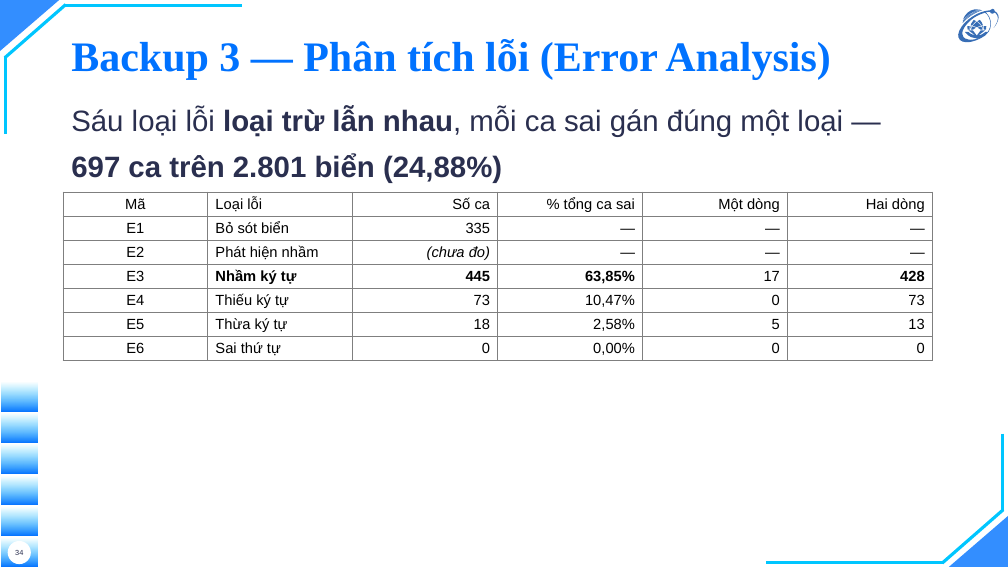
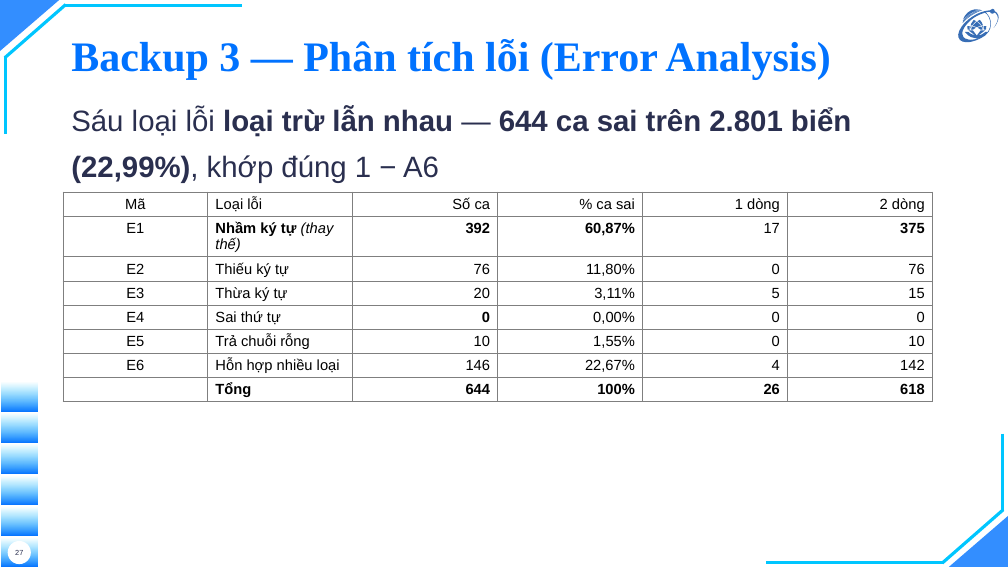
Before and after one commit to hieunguyen2604/alpr-do-an-mon-hoc, a slide deck: slide 27 of docs/slides/slides.pptx (slide 34 before the commit). Drawn at 1008x567 pixels with LibreOffice and Linux fonts; fonts in the diff are those of the drawing; background and template pictures are left out. Boxes give left, top, right and bottom in pixels: in the first picture for what was removed or moved away, otherwise in the second. Text is boxed around its words. In the diff, an @@ line names an element or a change of style, - is before the commit and + after.

Commit message:
slides: dung lai bo bao ve theo kich ban 24 slide / 15 phut + kich ban noi
Nguoi thuc hien soan kich ban 24 slide voi ngan sach thoi gian tung slide. Bo
cu co 30 slide chinh + 7 backup, nen dung lai cho khop:
  BO khoi phan chinh: Can cu phap ly · Bac thang phuc hoi · Co so du lieu ·
                      Giao dien · Cam on
  CHUYEN xuong backup: Demo truc tiep -> Backup 8. Kich ban khong co demo,
                      nhung bo HAN slide demo thi buoi bao ve mat luon phuong an
                      trinh dien; de o backup thi van goi duoc neu hoi dong hoi.
  GOP: Han che + Huong phat trien -> mot slide, dat canh nhau theo cap
Ket qua: 32 slide = 24 chinh (ke ca trang tieu de tu YAML) + 8 backup.

HAI SO LIEU SAI TREN SLIDE, phat hien khi doi chieu tung con so voi quyen:
 1. Phan ra do tre ghi OCR 64,3% / detect 34,0% voi cac gia tri 2,83 / 57,27 /
    108,28 ms. Quyen ghi 60,8% / 38,0% voi 1,78 / 55,66 / 89,16 ms. Slide dung
    so cua mot luot do CU, truoc dot toi uu tang chay. Da sua theo quyen.
    (Kich ban nguoi thuc hien soan cung ghi 64/34 — lay tu slide cu.)
 2. Backup 3 "Phan tich loi" dung so LUOT 4: 697 ca sai, E3 445 / E4 73 / E5 18,
    va co hai dong "bo sot bien 335" + "phat hien nham". Toan bo da bi thay o
    quyen: luot 5 cho 644 ca, sau lop, va hai dong kia KHONG THE ton tai tren
    ngu lieu anh cat san. Da dung lai tu cung nguon voi Bang 5.11.
Kem theo: A6 — 85% la NGUONG TOI THIEU chu khong phai muc tieu (muc tieu 0,90),
slide cu ghi nham.

VA MOT LOI TRONG CHINH BANG TOI DUNG LAI HOM QUA: Bang 5.11 in phan tram bang
DAU CHAM (60.87%) trong khi ca quyen dung dau phay. 13 cho, da sua.

KICH BAN NOI (docs/slides/10-kich-ban-noi.md, moi):
Loi noi day du cho 24 slide, kem 10 khung "neu bi hoi" o dung cho hoi dong hay
van, va ba cau hoi gan nhu chac chan bi hoi kem cau tra loi gon.

MOT LOI SO HOC TRONG CHINH KICH BAN: cong ngan sach cua 24 slide ra 990 giay =
16 phut 30, VUOT 1,5 phut so voi 15 phut. Da can lai: giu nguyen 60s cho ba
slide loi 15/16/17 (ket qua OCR, so sanh bo cuc, dong gop hau xu ly — ba slide
mang toan bo gia tri hoc thuat), cat o 12 slide con lai. Nay 885 giay = 14:45,
chua 15 giay troi. Phan bo: Tong quan 3:05 · Thiet ke 3:45 · Thuc nghiem 6:35 ·
Ket luan 1:20 — dung y "don thoi luong vao phan ket qua".

Do duoc: 29 so trong kich ban va 59 so tren slide deu doi chieu voi quyen,
khong con so nao lech; 1004 test qua; 79 trang.

```diff
--- a/docs/slides/slides.pptx
+++ b/docs/slides/slides.pptx
@@ text at [71, 108, 851, 183]: text changed @@
-Sáu loại lỗi loại trừ lẫn nhau, mỗi ca sai gán đúng một loại — 697 ca trên 2.801 biển (24,88%)
+Sáu loại lỗi loại trừ lẫn nhau — 644 ca sai trên 2.801 biển (22,99%), khớp đúng 1 − A6
@@ table at [63, 192, 934, 510] @@
-row 1: Mã | Loại lỗi | Số ca | % tổng ca sai | Một dòng | Hai dòng
-row 2: E1 | Bỏ sót biển | 335 | — | — | —
-row 3: E2 | Phát hiện nhầm | (chưa đo) | — | — | —
-row 4: E3 | Nhầm ký tự | 445 | 63,85% | 17 | 428
-row 5: E4 | Thiếu ký tự | 73 | 10,47% | 0 | 73
-row 6: E5 | Thừa ký tự | 18 | 2,58% | 5 | 13
-row 7: E6 | Sai thứ tự | 0 | 0,00% | 0 | 0
+row 1: Mã | Loại lỗi | Số ca | % ca sai | 1 dòng | 2 dòng
+row 2: E1 | Nhầm ký tự (thay thế) | 392 | 60,87% | 17 | 375
+row 3: E2 | Thiếu ký tự | 76 | 11,80% | 0 | 76
+row 4: E3 | Thừa ký tự | 20 | 3,11% | 5 | 15
+row 5: E4 | Sai thứ tự | 0 | 0,00% | 0 | 0
+row 6: E5 | Trả chuỗi rỗng | 10 | 1,55% | 0 | 10
+row 7: E6 | Hỗn hợp nhiều loại | 146 | 22,67% | 4 | 142
+row 8:  | Tổng | 644 | 100% | 26 | 618
```
Also in this commit, not shown: 2 other slides changed, 1 slide added, 7 slides removed, 10 other files.
